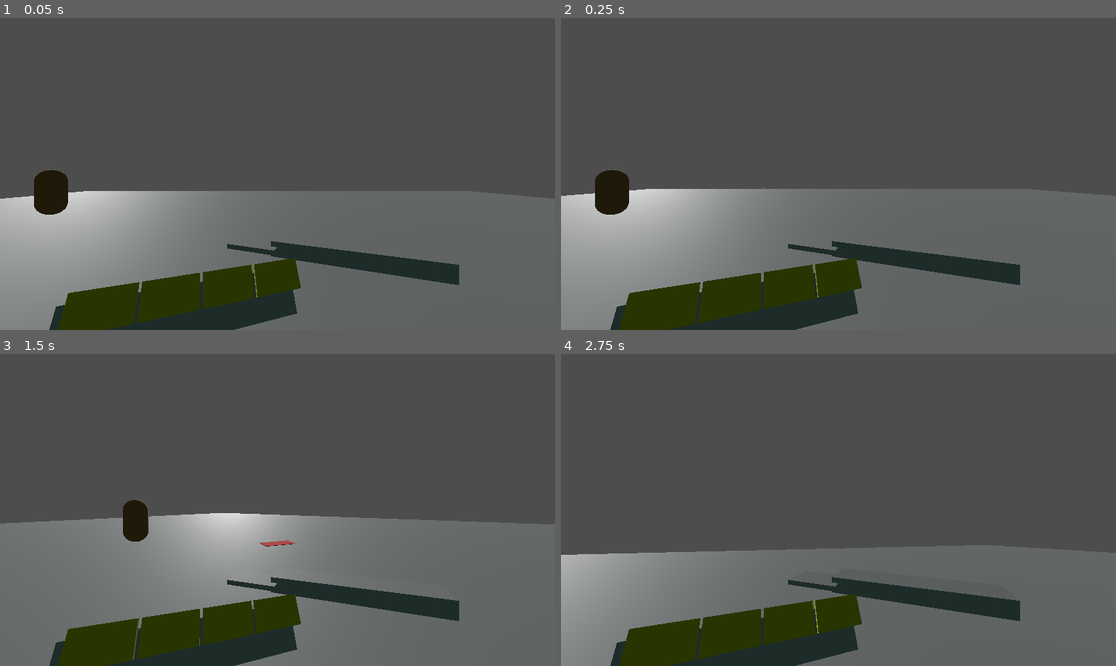
Above: before the commit, frames 1-4 (two rows, left to right).
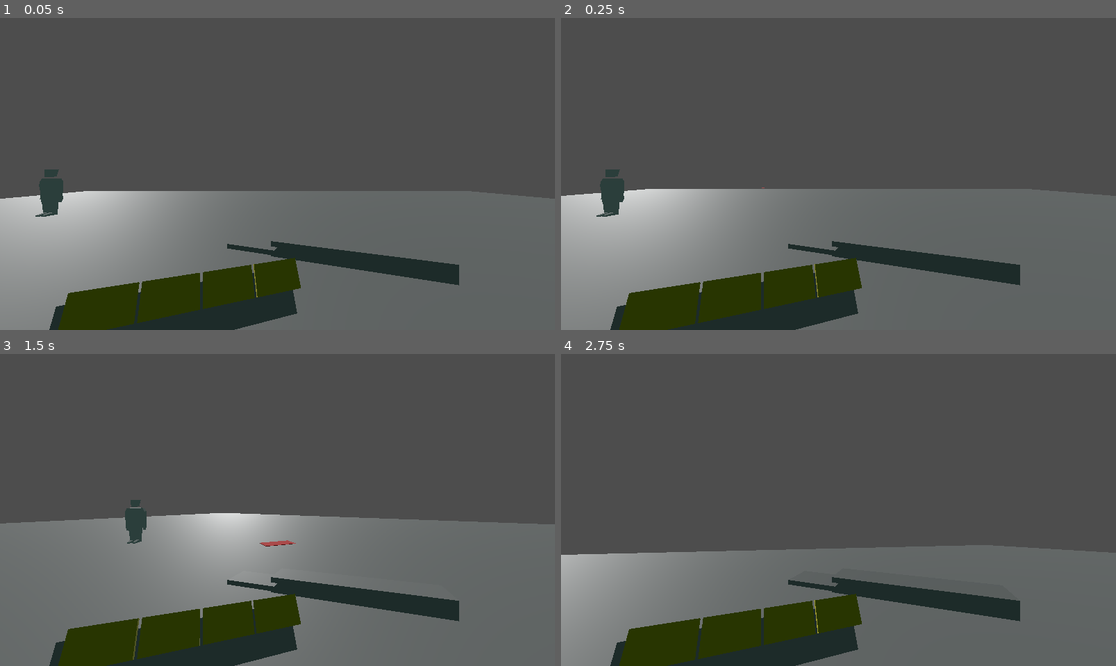
Above: after the commit, the same moments.

Repository: BlackBrad/network-ninja
Game: Godot game, scene res://scenes/test_level.tscn
The game is run twice, just before and just after one commit, with the same random seed, the same clock (stepped at 60 frames per second) and the same inputs.
Inputs (mouse positions are in pixels of both pictures, inside the frame that each line leads up to):
- Up to frame 1 (0.05 s): no input
- Up to frame 2 (0.25 s): no input
- Up to frame 3 (1.5 s): tap Enter (ui_accept) at 0.5, 0.77 s; move the mouse to (305, 510) at 0.52 s; hold W (move_forward) from 0.53 s (still down); click (305, 510) at 0.6 s; move the mouse to (249, 510) at 1.27 s; click (249, 510) at 1.35 s
- Up to frame 4 (2.75 s): keep holding W (move_forward); tap Enter (ui_accept) at 1.52 s; move the mouse to (849, 503) at 2.02 s; click (849, 503) at 2.1 s

The runs differ from the first frame. In frame 1, 0.8% of the frame differs, in the area x 6-13%, y 48-64%; in frame 2, 0.8%; in frame 3, 0.6%; in frame 4, nothing differs.

Commit message:
Add attendee mesh and facing movement direction

Diff:
--- a/scenes/atendee.tscn
+++ b/scenes/atendee.tscn
@@ -1,6 +1,7 @@
-[gd_scene load_steps=5 format=3 uid="uid://cy3ros6x4injp"]
+[gd_scene load_steps=6 format=3 uid="uid://cy3ros6x4injp"]
 
 [ext_resource type="Script" path="res://scripts/atendee.gd" id="1_jiv06"]
+[ext_resource type="PackedScene" uid="uid://chnweoc7cjafl" path="res://assets/WIP_victim/WIP_victim.gltf" id="2_abf0s"]
 
 [sub_resource type="CapsuleShape3D" id="CapsuleShape3D_fygdp"]
 
@@ -16,7 +17,11 @@
 [node name="CollisionShape3D" type="CollisionShape3D" parent="."]
 shape = SubResource("CapsuleShape3D_fygdp")
 
+[node name="Mesh" parent="." instance=ExtResource("2_abf0s")]
+transform = Transform3D(1, 0, 0, 0, 1, 0, 0, 0, 1, 0, -1, 0)
+
 [node name="MeshInstance3D" type="MeshInstance3D" parent="."]
+visible = false
 mesh = SubResource("CapsuleMesh_8c01e")
 
 [node name="Timer" type="Timer" parent="."]
--- a/scripts/atendee.gd
+++ b/scripts/atendee.gd
@@ -26,6 +26,9 @@
 
 	move_and_slide()
 
+	# Face direction of motion
+	$Mesh.look_at($Mesh.global_position - velocity.normalized())
+
 
 func _on_timer_timeout():
 	if velocity.length() > 0.1:
